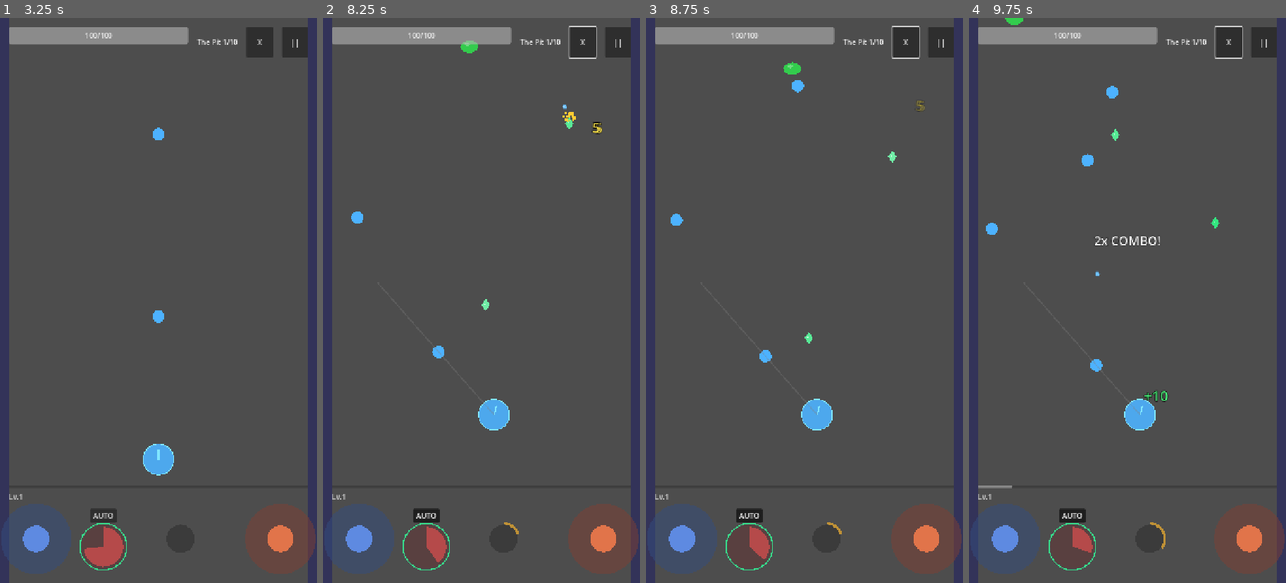
Above: before the commit, frames 1-4 (left to right).
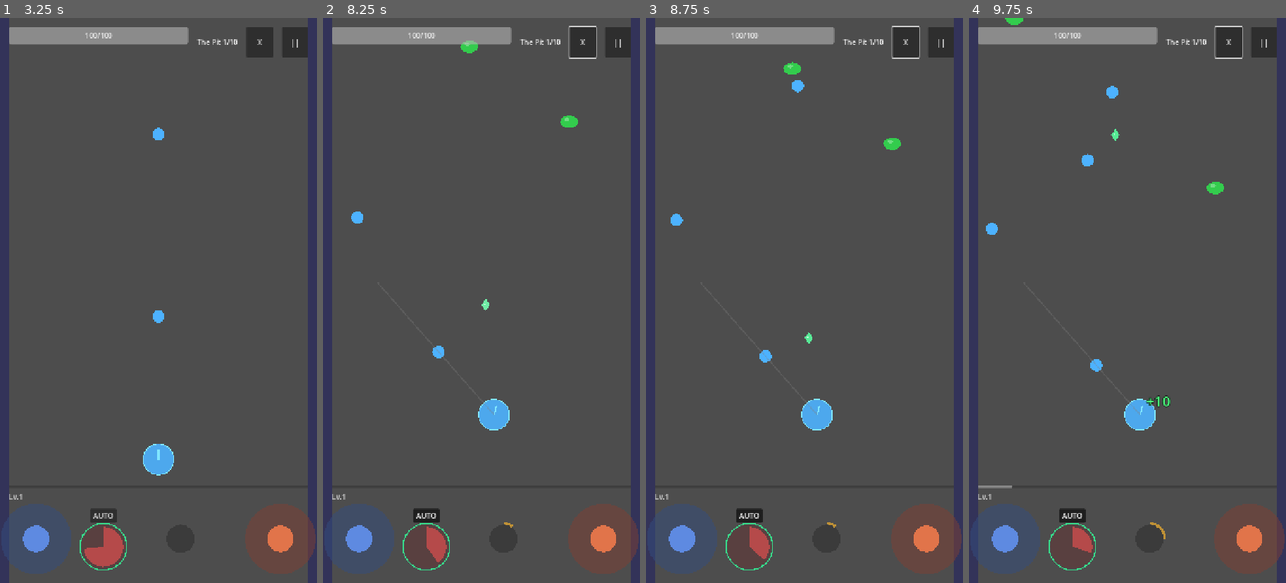
Above: after the commit, the same moments.

Repository: Randroids-Dojo/GoPit
Game: Godot game, scene res://scenes/game.tscn
Two runs of this game, one before a commit and one after it. Both use one fixed random seed, a clock stepped at 60 frames per second and the inputs below.
Inputs (mouse positions are in pixels of both pictures, inside the frame that each line leads up to):
- Up to frame 1 (3.25 s): click "START" at 0.5 s; click ")))" at 1.25 s; click "||" at 2 s; click "Resume" at 2.75 s
- Up to frame 2 (8.25 s): click "AUTO" at 3.5 s; click "X" at 4.25 s; tap Enter at 5 s; drag from (357, 537) to (484, 91) at 5.02 s; drag from (427, 549) to (484, 136) at 5.77 s; move the mouse to (503, 537) at 6.52 s; hold Right 6.53-7.25 s; tap Delete at 6.6 s; click (503, 537) at 6.67 s; drag from (601, 537) to (494, 413) at 7.27 s; move the mouse to (576, 385) at 8.02 s; hold Left from 8.03 s (still down); tap Ctrl at 8.1 s
- Up to frame 3 (8.75 s): keep holding Left; tap Space at 8.27, 8.57 s
- Up to frame 4 (9.75 s): release Left at 8.75 s; drag from (1032, 215) to (1114, 68) at 8.77 s; move the mouse to (1143, 300) at 9.52 s; hold Down from 9.53 s (still down); tap Tab at 9.6 s; click (1143, 300) at 9.67 s

Frame 1 is identical in both runs. In frame 2, 0.2% of the frame differs, in the area x 59-88%, y 15-92%; in frame 3, 0.2%; in frame 4, 0.5%, in the area x 39-81%, y 29-94%.
Error after the commit: Parse Error: Cannot infer the type of "active_slots" variable because the value doesn't have a set type. (res://scripts/entities/baby_ball_spawner.gd:114)

Commit message:
Add baby ball type inheritance from ball slots
Baby balls now inherit their ball type from the active slots:
- Added slot cycling to rotate through active ball types
- Baby balls get ball_type, registry_type, and ball_level from slots
- Enabled particle trails for baby balls (removed is_baby_ball check)
- Baby ball damage now scales based on inherited ball type

Added tests for baby ball inheritance and slot cycling.

Diff:
--- a/scripts/entities/baby_ball_spawner.gd
+++ b/scripts/entities/baby_ball_spawner.gd
@@ -15,6 +15,9 @@
 
 # Leadership stat affects spawn rate (from GameManager)
 var _leadership_bonus: float = 0.0
+
+# Slot cycling - baby balls rotate through active ball slots
+var _slot_cycle_index: int = 0
 
 
 func _ready() -> void:
@@ -75,11 +78,17 @@
 	ball.scale = Vector2(baby_ball_scale, baby_ball_scale)
 	ball.is_baby_ball = true
 
-	# Baby balls deal reduced damage
+	# Inherit ball type from active slots (cycles through slots)
+	_apply_slot_inheritance(ball)
+
+	# Baby balls deal reduced damage based on inherited type
 	var base_damage: int = 10
-	var ball_spawner := get_tree().get_first_node_in_group("ball_spawner")
-	if ball_spawner and "ball_damage" in ball_spawner:
-		base_damage = ball_spawner.ball_damage
+	if BallRegistry and ball.registry_type >= 0:
+		base_damage = BallRegistry.get_damage(ball.registry_type)
+	else:
+		var ball_spawner := get_tree().get_first_node_in_group("ball_spawner")
+		if ball_spawner and "ball_damage" in ball_spawner:
+			base_damage = ball_spawner.ball_damage
 	ball.damage = int(base_damage * baby_ball_damage_multiplier)
 
 	# Set direction toward nearest enemy
@@ -95,6 +104,45 @@
 	# (main ball fire sound is loud enough)
 
 	baby_ball_spawned.emit(ball)
+
+
+func _apply_slot_inheritance(ball: Node) -> void:
+	"""Apply ball type inheritance from active slots (cycles through slots)"""
+	if not BallRegistry:
+		return
+
+	var active_slots := BallRegistry.get_active_slots()
+	if active_slots.is_empty():
+		return
+
+	# Cycle through active slots
+	var slot_type: int = active_slots[_slot_cycle_index % active_slots.size()]
+	_slot_cycle_index += 1
+
+	# Set registry type and ball level
+	ball.registry_type = slot_type
+	ball.ball_level = BallRegistry.get_ball_level(slot_type)
+
+	# Map registry type to ball.gd BallType enum
+	var ball_type: int = _registry_to_ball_type(slot_type)
+	ball.set_ball_type(ball_type)
+
+	# TODO: Copy evolved_type, is_fused, fused_effects when ball fusion is tracked per-slot
+
+
+func _registry_to_ball_type(registry_type: int) -> int:
+	"""Map BallRegistry.BallType to ball.gd BallType enum"""
+	# BallRegistry: BASIC=0, BURN=1, FREEZE=2, POISON=3, BLEED=4, LIGHTNING=5, IRON=6
+	# ball.gd: NORMAL=0, FIRE=1, ICE=2, LIGHTNING=3, POISON=4, BLEED=5, IRON=6
+	match registry_type:
+		0: return 0  # BASIC -> NORMAL
+		1: return 1  # BURN -> FIRE
+		2: return 2  # FREEZE -> ICE
+		3: return 4  # POISON -> POISON
+		4: return 5  # BLEED -> BLEED
+		5: return 3  # LIGHTNING -> LIGHTNING
+		6: return 6  # IRON -> IRON
+	return 0
 
 
 func _get_target_direction() -> Vector2:
--- a/scripts/entities/ball.gd
+++ b/scripts/entities/ball.gd
@@ -85,8 +85,8 @@
 		_particle_trail.queue_free()
 		_particle_trail = null
 
-	# No trail for normal balls or baby balls
-	if ball_type == BallType.NORMAL or is_baby_ball:
+	# No trail for normal balls
+	if ball_type == BallType.NORMAL:
 		return
 
 	# Get preloaded trail scene for this type
Not shown, changed: tests/test_baby_balls.py
Not shown, added: tests/test_ball_slots.py
